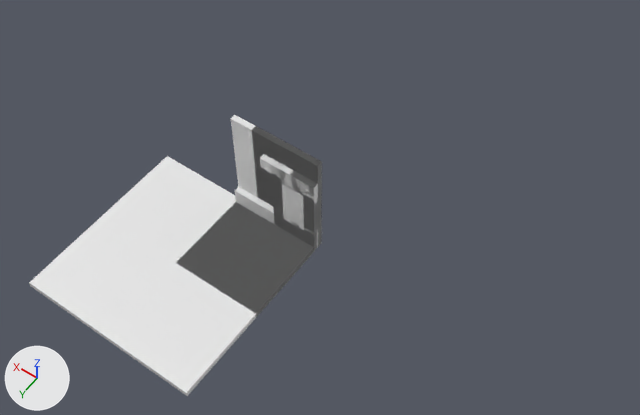
One commit to the Blender file Mallas/Proyecto 7/Escenas/Victorian Building.blend: the scene before it, then after it.
Camera for both pictures: a camera (50 mm lens) standing at (-12.1, 16.8, 29.1) and looking at (-0.1, 0.0, 2.7). Arrows for +X, +Y and +Z are at lower left; the lights stay in place. The same objects are shown in both versions, whatever each file hides.

Objects in the first picture: 'SM_Cimientos 4x0.25x1_proxy', 'SM_Floor 4x4x0,25_proxy', 'SM_Floor 8x8x0,25_proxy', 'SM_Pared 2x0,25x4_proxy', 'SM_ParedPrimerPiso 3x0,25x5.blend_proxy', 'SM_ParedPrimerPiso 4x0,25x5.blend_proxy', 'SM_Pared_Ventana 2x0,25x4_proxy', 'SM_Pilares 2x0.25x4.001_proxy', 'SM_Pilares_Esquina 2.5x0.25x4_proxy'.
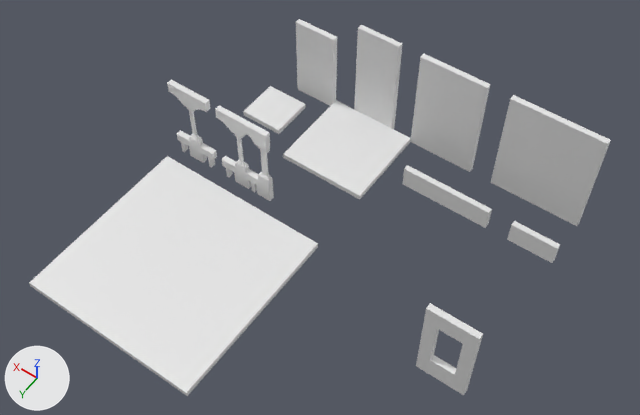
Location of each change, [x1, y1, x2, y2] in pixels of the pictures (640 x 415 px):
'SM_Floor 4x4x0,25_proxy', moved: before [177, 202, 317, 317]; after [283, 100, 411, 199]
'SM_ParedPrimerPiso 4x0,25x5.blend_proxy', moved: before [231, 115, 319, 206]; after [490, 95, 611, 226]
'SM_ParedPrimerPiso 3x0,25x5.blend_proxy', moved: before [252, 126, 322, 247]; after [410, 54, 490, 172]
'SM_Pared_Ventana 2x0,25x4_proxy', moved: before [270, 162, 318, 236]; after [416, 303, 483, 395]
'SM_Pared 2x0,25x4_proxy', moved: before [271, 165, 318, 247]; after [296, 19, 337, 106]
'SM_ParedPrimerPiso 2x0,25x5.blend_proxy', moved: before [274, 141, 320, 161]; after [354, 25, 402, 129]
'SM_Pilares_Esquina 2.5x0.25x4_proxy', moved: before [260, 154, 318, 248]; after [215, 105, 274, 201]
'SM_Cimientos 4x0.25x1_proxy', moved: before [235, 187, 317, 248]; after [402, 165, 492, 228]
'SM_Pilares 2x0.25x4.001_proxy', reshaped, moved (6% wider): before [270, 160, 317, 245]; after [167, 80, 217, 168]
'SM_Floor 2x2x0,25_proxy', moved (not visible before): after [243, 86, 305, 134]
'SM_Cimientos 2x0.25x1_proxy', moved (not visible before): after [507, 221, 560, 263]

The change in detail:
Mesh me_sm_pilares_2x0_25x4_002 is new.
It has 210 vertices, 208 faces and spans x 0.0..2.0, y 0.0..0.25, z 0.0..4.0.
Object 'SM_Cimientos 2x0.25x1_proxy' (ob_sm_cimientos_2x0_25x1_proxy) moves from (0.0, 0.0, 0.0) to (-8.0, -5.0, 0.0).
Object 'SM_Cimientos 4x0.25x1_proxy' (ob_sm_cimientos_4x0_25x1_proxy) moves from (0.0, 0.0, 0.0) to (-5.0, -5.0, 0.0).
Object 'SM_Floor 2x2x0,25_proxy' (ob_sm_floor_2x2x0_25_proxy) moves from (0.0, 0.0, 0.0) to (5.0, -6.0, 0.0).
Object 'SM_Floor 4x4x0,25_proxy' (ob_sm_floor_4x4x0_25_proxy) moves from (0.0, 0.0, 0.0) to (0.0, -7.0, 0.0).
Object 'SM_Pared 2x0,25x4_proxy' (ob_sm_pared_2x0_25x4_proxy) moves from (0.0, 0.0, 0.0) to (4.0, -7.0, 0.0).
Object 'SM_ParedPrimerPiso 2x0,25x5.blend_proxy' (ob_sm_paredprimerpiso_2x0_25x5_blend_proxy) moves from (0.0, 0.0, 0.0) to (1.0, -7.0, 0.0).
Object 'SM_ParedPrimerPiso 3x0,25x5.blend_proxy' (ob_sm_paredprimerpiso_3x0_25x5_blend_proxy) moves from (0.0, 0.0, 0.0) to (-3.0, -7.0, 0.0).
Object 'SM_ParedPrimerPiso 4x0,25x5.blend_proxy' (ob_sm_paredprimerpiso_4x0_25x5_blend_proxy) moves from (0.0, 0.0, 0.0) to (-8.0, -7.0, 0.0).
Object 'SM_Pilares_Esquina 2.5x0.25x4_proxy' (ob_sm_pilares_esquina_2_5x0_25x4_proxy) moves from (0.0, 0.0, 0.0) to (3.0, -1.0, 0.0).
Object 'SM_Pilares 2x0.25x4.001_proxy' (ob_sm_pilares_2x0_25x4_001_proxy) now shows me_sm_pilares_2x0_25x4_002 instead of me_sm_pilares_2x0_25x4_001.
Object 'SM_Pilares 2x0.25x4.001_proxy' (ob_sm_pilares_2x0_25x4_001_proxy) moves from (0.0, 0.0, 0.0) to (6.0, -1.0, 0.0).
Object 'SM_Pared_Ventana 2x0,25x4_proxy' (ob_sm_pared_ventana_2x0_25x4_proxy) moves from (0.0, 0.0, 0.0) to (-8.0, 2.0, 0.0).
